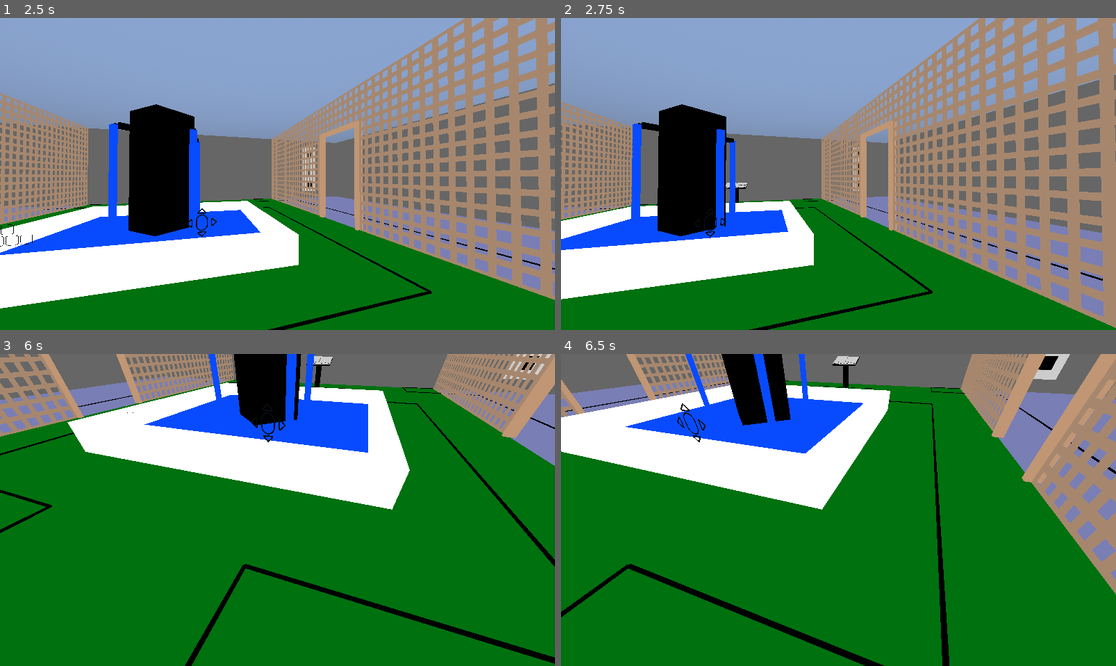
Above: before the commit, frames 1-4 (two rows, left to right).
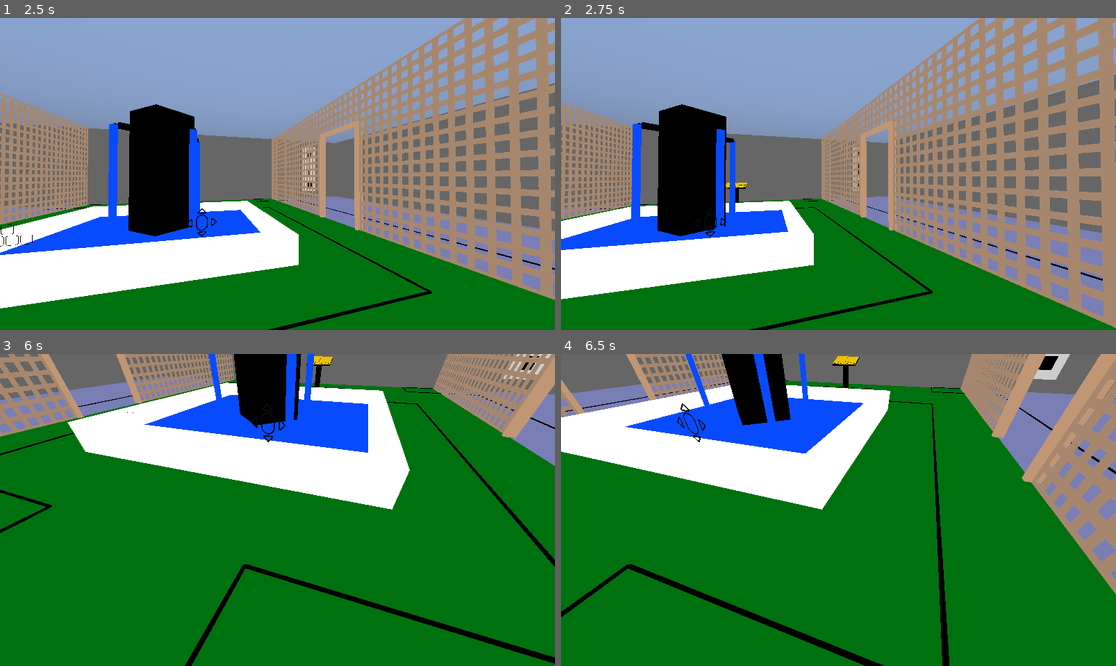
Above: after the commit, the same moments.

Repository: MarkRoss470/grid-puzzle-game
Game: Godot game, scene res://scenes/Main.tscn
Same seed, same stepped clock (60 frames per second), same inputs: the game is played once before the commit and once after it.
Inputs (mouse positions are in pixels of both pictures, inside the frame that each line leads up to):
- Up to frame 1 (2.5 s): tap Enter (ui_accept) at 0.5, 0.77, 1.25, 1.52 s; move the mouse to (305, 174) at 0.52 s; hold W (move_forward) 0.53-1.28 s; tap Space (free_mouse) at 0.6, 2.1 s; click (305, 174) at 0.67 s; move the mouse to (166, 189) at 1.27 s; hold S (move_backward) 1.28-2.03 s; tap Shift (run) at 1.35 s; tap R (reset) at 2 s; move the mouse to (333, 105) at 2.02 s; hold D (move_right) from 2.03 s (still down)
- Up to frame 2 (2.75 s): keep holding D (move_right)
- Up to frame 3 (6 s): move the mouse to (271, 516) at 2.77 s; release D (move_right) at 2.78 s; hold W (move_forward) 2.78-4.28 s; tap Shift (run) at 2.85, 4.35, 5.85 s; click (271, 516) at 2.92 s; tap Enter (ui_accept) at 3.02, 3.77, 4.25, 4.52 s; move the mouse to (316, 513) at 3.52 s; tap Space (free_mouse) at 3.6, 5.1 s; move the mouse to (111, 463) at 4.27 s; hold A (move_left) 4.28-5.03 s; tap R (reset) at 5 s; move the mouse to (305, 510) at 5.02 s; hold S (move_backward) 5.03-5.78 s; click (305, 510) at 5.17 s; move the mouse to (255, 503) at 5.77 s; hold D (move_right) from 5.78 s (still down)
- Up to frame 4 (6.5 s): keep holding D (move_right); tap Enter (ui_accept) at 6.02 s

Frame 1 is identical in both runs. In frame 2, less than 0.1% of the frame differs, in the area x 29-34%, y 52-55%; in frame 3, less than 0.1%; in frame 4, 0.1%, in the area x 48-54%, y 0-4%.

Commit message:
Made key puzzles more visually distinct Made key puzzles gold / orange by default Make the hint tile thicker so that it can be seen behind pointers

Diff:
--- a/scripts/Puzzles/KeyPuzzle.gd
+++ b/scripts/Puzzles/KeyPuzzle.gd
@@ -15,6 +15,10 @@
 @export var key_hint_colour := Color(1.0, 1.0, 1.0)
 @export var colour_incorrect_base: Color = Color(1, 0, 0)
 @export var colour_incorrect_hover: Color = Color(1, 0.5, 0.5)
+
+# Override default colours for key puzzles
+static func default_colour_base() -> Color: return Color(0.922, 0.761, 0.02)
+static func default_colour_hover() -> Color: return Color(0.804, 0.663, 0.008)
 
 func _ready():
 	super._ready()
--- a/scripts/Puzzles/Puzzle.gd
+++ b/scripts/Puzzles/Puzzle.gd
@@ -33,13 +33,21 @@
 
 @export_group("Colours")
 
+# Default values for variables can't be overridden in a child class
+# So use static functions to get the default value
+# This way different types of puzzle can have different default colours
+static func default_colour_base() -> Color: return Color(0.8, 0.8, 0.8)
+static func default_colour_hover() -> Color: return Color(0.7, 0.7, 0.7)
+static func default_colour_solved_base() -> Color: return Color(0.6, 1, 0.6)
+static func default_colour_solved_hover() -> Color: return Color(0.5, 1, 0.5)
+
 # Colours for puzzle's neutral state
-@export var colour_base: Color = Color(0.8, 0.8, 0.8)
-@export var colour_hover: Color = Color(0.7, 0.7, 0.7)
+@export var colour_base: Color = default_colour_base()
+@export var colour_hover: Color = default_colour_hover()
 
 # Colours for a correct solution
-@export var colour_solved_base: Color = Color(0.6, 1, 0.6)
-@export var colour_solved_hover: Color = Color(0.5, 1, 0.5)
+@export var colour_solved_base: Color = default_colour_solved_base()
+@export var colour_solved_hover: Color = default_colour_solved_hover()
 
 var loaded := false
 
@@ -97,8 +105,7 @@
 			is_solved = saved_state.solved
 			ever_solved = saved_state.ever_solved
 
-			if is_solved:
-				on_puzzle_solve_immediate(0)
+			on_puzzle_solve_immediate(0)
 
 			has_valid_save = true
 
--- a/shaders/SingleColour.tres
+++ b/shaders/SingleColour.tres
@@ -22,7 +22,6 @@
 
 }
 "
-graph_offset = Vector2(-259.807, -53.9862)
 nodes/fragment/3/node = SubResource("VisualShaderNodeColorParameter_827nn")
 nodes/fragment/3/position = Vector2(-560, 80)
 nodes/fragment/connections = PackedInt32Array(3, 0, 0, 0)
--- a/textures/puzzle icons/pointers/pointer angle hint.svg
+++ b/textures/puzzle icons/pointers/pointer angle hint.svg
@@ -7,7 +7,7 @@
    viewBox="0 0 256 256"
    version="1.1"
    id="svg263"
-   inkscape:version="1.2.2 (b0a8486541, 2022-12-01)"
+   inkscape:version="1.3 (0e150ed6c4, 2023-07-21)"
    sodipodi:docname="pointer angle hint.svg"
    xmlns:inkscape="http://www.inkscape.org/namespaces/inkscape"
    xmlns:sodipodi="http://sodipodi.sourceforge.net/DTD/sodipodi-0.dtd"
@@ -26,12 +26,12 @@
      showgrid="true"
      showguides="true"
      inkscape:zoom="0.46969426"
-     inkscape:cx="137.32337"
-     inkscape:cy="456.68005"
+     inkscape:cx="350.22783"
+     inkscape:cy="487.5512"
      inkscape:window-width="1536"
      inkscape:window-height="891"
      inkscape:window-x="0"
-     inkscape:window-y="32"
+     inkscape:window-y="0"
      inkscape:window-maximized="1"
      inkscape:current-layer="layer1" />
   <defs
@@ -41,18 +41,18 @@
      inkscape:groupmode="layer"
      id="layer1">
     <rect
-       style="fill:#ffffff;fill-opacity:1;stroke-width:0.088856"
+       style="fill:#ffffff;fill-opacity:1;stroke-width:0.133284"
        id="rect288"
-       width="16"
+       width="36"
        height="50"
-       x="120"
+       x="110"
        y="-2.220446e-16" />
     <rect
-       style="fill:#ffffff;fill-opacity:1;stroke-width:0.0888566"
+       style="fill:#ffffff;fill-opacity:1;stroke-width:0.133285"
        id="rect288-3"
-       width="16"
+       width="36"
        height="50"
-       x="120"
+       x="110"
        y="-255"
        transform="rotate(90)" />
   </g>
--- a/textures/puzzle icons/pointers/pointer hint.svg
+++ b/textures/puzzle icons/pointers/pointer hint.svg
@@ -7,7 +7,7 @@
    viewBox="0 0 256 256"
    version="1.1"
    id="svg263"
-   inkscape:version="1.2.2 (b0a8486541, 2022-12-01)"
+   inkscape:version="1.3 (0e150ed6c4, 2023-07-21)"
    sodipodi:docname="pointer hint.svg"
    xmlns:inkscape="http://www.inkscape.org/namespaces/inkscape"
    xmlns:sodipodi="http://sodipodi.sourceforge.net/DTD/sodipodi-0.dtd"
@@ -25,13 +25,13 @@
      inkscape:document-units="mm"
      showgrid="true"
      showguides="true"
-     inkscape:zoom="0.34762915"
-     inkscape:cx="-455.94565"
-     inkscape:cy="524.98474"
+     inkscape:zoom="0.98324372"
+     inkscape:cx="272.05869"
+     inkscape:cy="234.93667"
      inkscape:window-width="1536"
      inkscape:window-height="891"
      inkscape:window-x="0"
-     inkscape:window-y="32"
+     inkscape:window-y="0"
      inkscape:window-maximized="1"
      inkscape:current-layer="layer1" />
   <defs
@@ -41,11 +41,11 @@
      inkscape:groupmode="layer"
      id="layer1">
     <rect
-       style="fill:#ffffff;fill-opacity:1;stroke-width:0.0888553"
+       style="fill:#ffffff;fill-opacity:1;stroke-width:0.133283"
        id="rect288"
-       width="16"
+       width="36"
        height="50"
-       x="120"
+       x="110"
        y="-5.5511151e-17" />
   </g>
 </svg>
--- a/textures/puzzle icons/pointers/pointer straight hint.svg
+++ b/textures/puzzle icons/pointers/pointer straight hint.svg
@@ -7,7 +7,7 @@
    viewBox="0 0 256 256"
    version="1.1"
    id="svg263"
-   inkscape:version="1.2.2 (b0a8486541, 2022-12-01)"
+   inkscape:version="1.3 (0e150ed6c4, 2023-07-21)"
    sodipodi:docname="pointer straight hint.svg"
    xmlns:inkscape="http://www.inkscape.org/namespaces/inkscape"
    xmlns:sodipodi="http://sodipodi.sourceforge.net/DTD/sodipodi-0.dtd"
@@ -26,12 +26,12 @@
      showgrid="true"
      showguides="true"
      inkscape:zoom="0.51473926"
-     inkscape:cx="-148.61893"
-     inkscape:cy="467.22684"
+     inkscape:cx="164.16078"
+     inkscape:cy="466.25548"
      inkscape:window-width="1536"
      inkscape:window-height="891"
      inkscape:window-x="0"
-     inkscape:window-y="32"
+     inkscape:window-y="0"
      inkscape:window-maximized="1"
      inkscape:current-layer="layer1" />
   <defs
@@ -41,18 +41,18 @@
      inkscape:groupmode="layer"
      id="layer1">
     <rect
-       style="fill:#ffffff;fill-opacity:1;stroke-width:0.088856"
+       style="fill:#ffffff;fill-opacity:1;stroke-width:0.133284"
        id="rect288"
-       width="16"
+       width="36"
        height="50"
-       x="120"
+       x="110"
        y="0" />
     <rect
-       style="fill:#ffffff;fill-opacity:1;stroke-width:0.0888566"
+       style="fill:#ffffff;fill-opacity:1;stroke-width:0.133285"
        id="rect288-3"
-       width="16"
+       width="36"
        height="50"
-       x="-136"
+       x="-146"
        y="-255"
        transform="scale(-1)" />
   </g>
--- a/textures/puzzle icons/pointers/pointer triple hint.svg
+++ b/textures/puzzle icons/pointers/pointer triple hint.svg
@@ -7,7 +7,7 @@
    viewBox="0 0 256 256"
    version="1.1"
    id="svg263"
-   inkscape:version="1.2.2 (b0a8486541, 2022-12-01)"
+   inkscape:version="1.3 (0e150ed6c4, 2023-07-21)"
    sodipodi:docname="pointer triple hint.svg"
    xmlns:inkscape="http://www.inkscape.org/namespaces/inkscape"
    xmlns:sodipodi="http://sodipodi.sourceforge.net/DTD/sodipodi-0.dtd"
@@ -26,12 +26,12 @@
      showgrid="true"
      showguides="true"
      inkscape:zoom="0.51473926"
-     inkscape:cx="-152.5044"
-     inkscape:cy="467.22684"
+     inkscape:cx="157.36122"
+     inkscape:cy="466.25548"
      inkscape:window-width="1536"
      inkscape:window-height="891"
      inkscape:window-x="0"
-     inkscape:window-y="32"
+     inkscape:window-y="0"
      inkscape:window-maximized="1"
      inkscape:current-layer="layer1" />
   <defs
@@ -41,26 +41,26 @@
      inkscape:groupmode="layer"
      id="layer1">
     <rect
-       style="fill:#ffffff;fill-opacity:1;stroke-width:0.088856"
+       style="fill:#ffffff;fill-opacity:1;stroke-width:0.133284"
        id="rect288"
-       width="16"
+       width="36"
        height="50"
-       x="120"
+       x="110"
        y="0" />
     <rect
-       style="fill:#ffffff;fill-opacity:1;stroke-width:0.0888566"
+       style="fill:#ffffff;fill-opacity:1;stroke-width:0.133285"
        id="rect288-3"
-       width="16"
+       width="36"
        height="50"
-       x="120"
+       x="110"
        y="-255"
        transform="rotate(90)" />
     <rect
-       style="fill:#ffffff;fill-opacity:1;stroke-width:0.0888566"
+       style="fill:#ffffff;fill-opacity:1;stroke-width:0.133285"
        id="rect288-3-6"
-       width="16"
+       width="36"
        height="50"
-       x="-136"
+       x="-146"
        y="-255"
        transform="scale(-1)" />
   </g>
Not shown: 2 places in puzzles/courtyard/walls/10. key puzzles challenge 1.tres that only renumber resources
Not shown: 2 places in puzzles/courtyard/walls/11. key puzzles challenge 2.tres that only renumber resources
Not shown: 2 places in puzzles/courtyard/walls/12. key puzzles challenge 3.tres that only renumber resources
